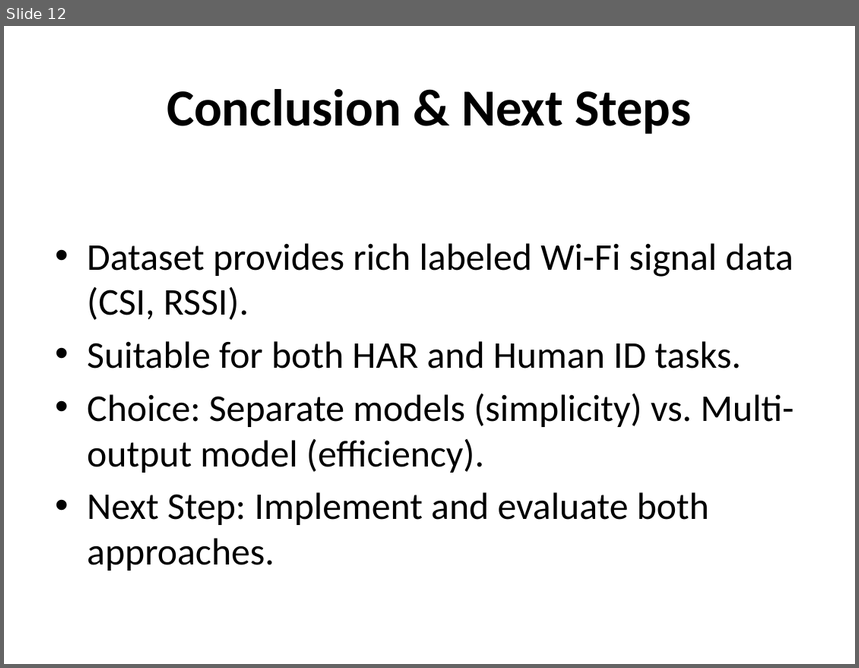
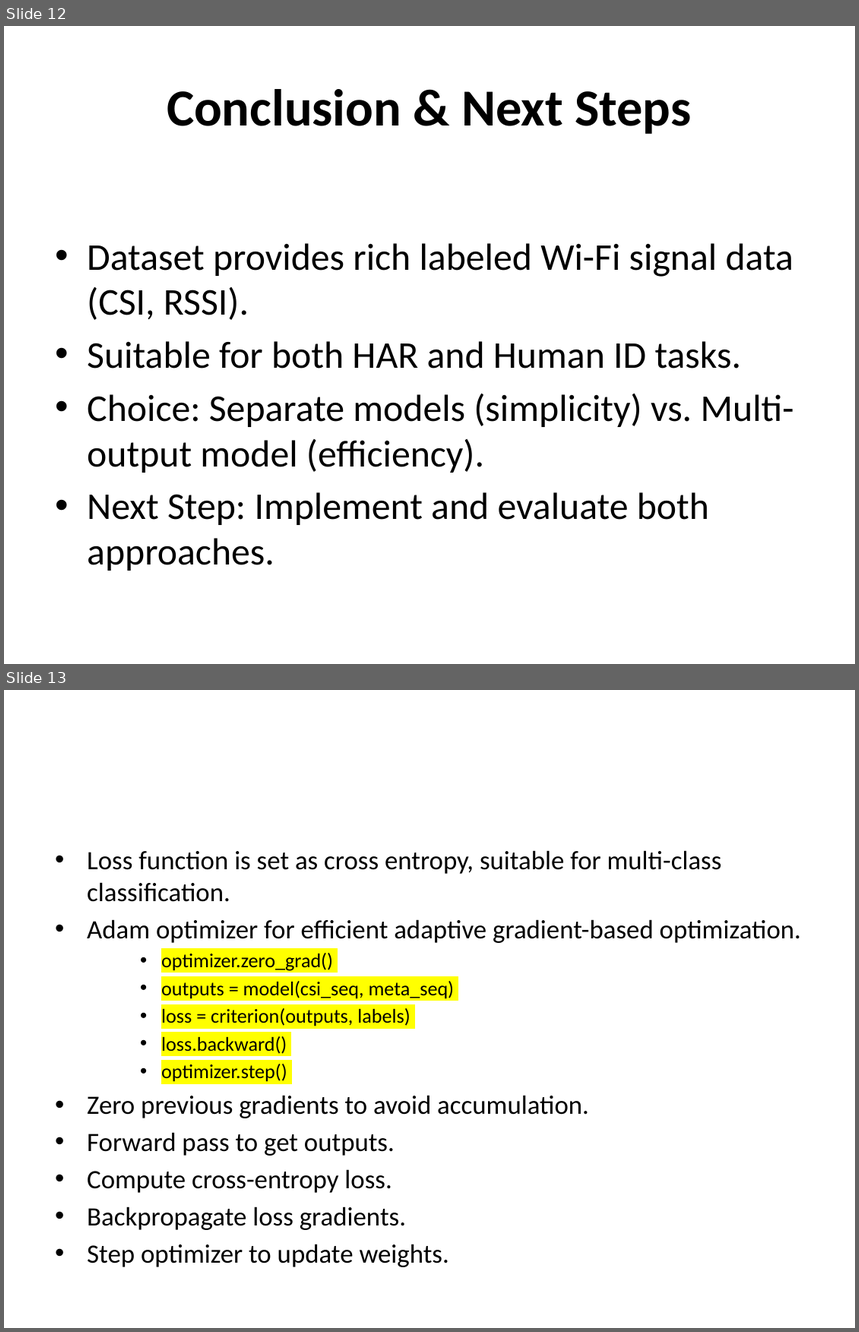
Before and after one commit to mohena-com/wifi_project-phase-2, a slide deck: docs/MTECH AAI COHORT-1_Human_ID_HAR_Dissertation_Project– Presentation_Phase_2_V1.0.pptx. Shown one above the other, each under a label of ours: slide 12 before the commit, slides 12 and 13 after it. The pictures are 859x668 and 859x1332 pixels, drawn with LibreOffice and Linux fonts; fonts in the diff are those of the drawing. Boxes give left, top, right and bottom in pixels: in the first picture for what was removed or moved away, otherwise in the second. Text is boxed around its words. In the diff, an @@ line names an element or a change of style, - is before the commit and + after.

```diff
--- a/docs/MTECH AAI COHORT-1_Human_ID_HAR_Dissertation_Project– Presentation_Phase_2_V1.0.pptx
+++ b/docs/MTECH AAI COHORT-1_Human_ID_HAR_Dissertation_Project– Presentation_Phase_2_V1.0.pptx
@@ slide 13 added at (4, 690, 855, 1328), background #FFFFFF @@
@@ text added at (87, 850, 801, 1268), 22.4 pt, text #000000 @@
+• Loss function is set as cross entropy, suitable for multi-class classification.
+• Adam optimizer for efficient adaptive gradient-based optimization.
+    • optimizer.zero_grad()
+    • outputs = model(csi_seq, meta_seq)
+    • loss = criterion(outputs, labels)
+    • loss.backward()
+    • optimizer.step()
+• Zero previous gradients to avoid accumulation.
+• Forward pass to get outputs.
+• Compute cross-entropy loss.
+• Backpropagate loss gradients.
+• Step optimizer to update weights.
```
Also in this commit, not shown: 12 other files.
